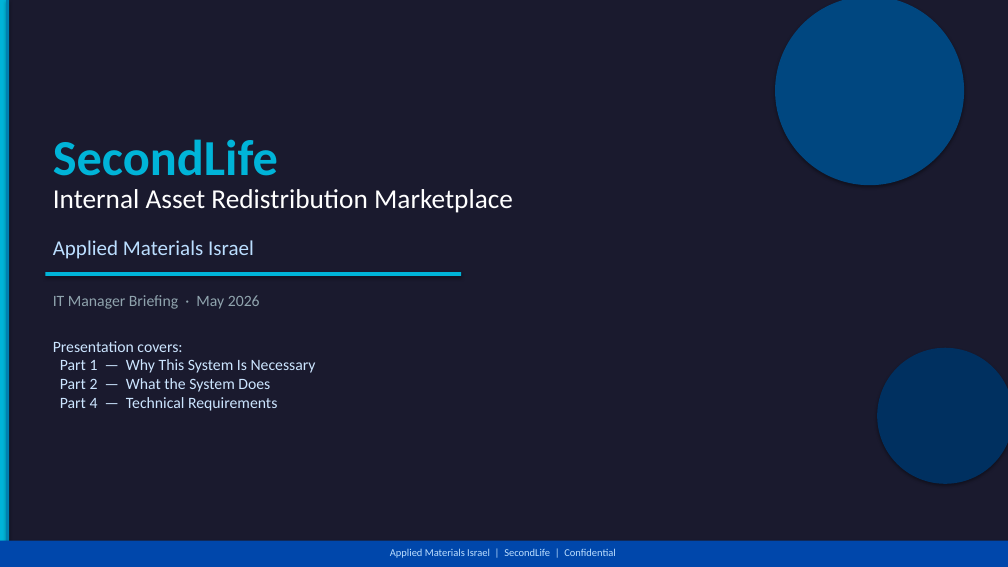
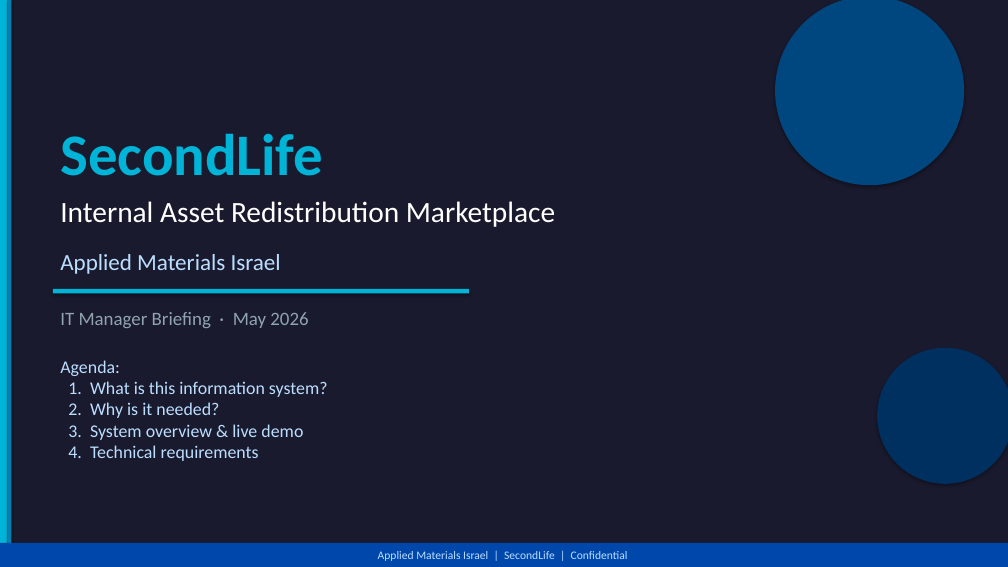
Before and after one commit to Ofekivri/MarketplaceAMAT, a slide deck: slide 1 of docs/SecondLife-IT-Presentation.pptx. Drawn at 1008x567 pixels with LibreOffice and Linux fonts; fonts in the diff are those of the drawing. Boxes give left, top, right and bottom in pixels: in the first picture for what was removed or moved away, otherwise in the second. Text is boxed around its words. In the diff, an @@ line names an element or a change of style, - is before the commit and + after.

```diff
--- a/docs/SecondLife-IT-Presentation.pptx
+++ b/docs/SecondLife-IT-Presentation.pptx
@@ text "SecondLife" moved from (x1=53, y1=139, x2=278, y2=176) to (x1=60, y1=133, x2=323, y2=176) @@
@@ text "SecondLife" at (x1=60, y1=133, x2=323, y2=176): size 48 to 56 pt @@
@@ text "Internal Asset Redistribution Marketplace" moved from (x1=53, y1=189, x2=513, y2=213) to (x1=60, y1=201, x2=555, y2=227) @@
@@ text "Internal Asset Redistribution Marketplace" at (x1=60, y1=201, x2=555, y2=227): size 26 to 28 pt @@
@@ text "Applied Materials Israel" moved from (x1=53, y1=240, x2=254, y2=259) to (x1=60, y1=254, x2=281, y2=274) @@
@@ text "Applied Materials Israel" at (x1=60, y1=254, x2=281, y2=274): size 20 to 22 pt @@
@@ rectangle moved from (x1=45, y1=272, x2=461, y2=276) to (x1=53, y1=289, x2=469, y2=293) @@
@@ text "IT Manager Briefing · May ..." moved from (x1=53, y1=295, x2=260, y2=309) to (x1=60, y1=312, x2=308, y2=328) @@
@@ text "IT Manager Briefing · May ..." at (x1=60, y1=312, x2=308, y2=328): size 15 to 18 pt @@
@@ text at (x1=60, y1=360, x2=328, y2=461): text changed; size 15 to 17 pt; text colour #CCE5FF to #BBDEFF @@
-Presentation covers:
-Part 1 — Why This System Is Necessary
-Part 2 — What the System Does
-Part 4 — Technical Requirements
+Agenda:
+1. What is this information system?
+2. Why is it needed?
+3. System overview & live demo
+4. Technical requirements
@@ text "Applied Materials Israel | SecondLife ..." at (x1=378, y1=551, x2=628, y2=561): size 10 to 11 pt @@
```
Also in this commit, not shown: 8 other slides changed, 4 slides added, 1 slide removed, 1 other file.
